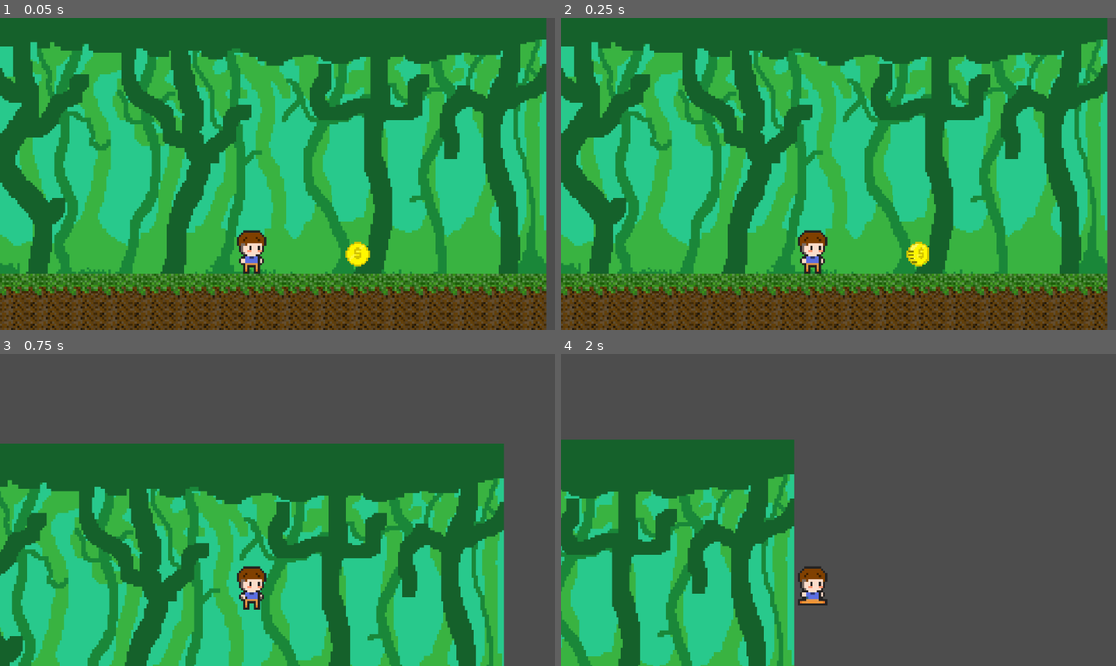
Above: before the commit, frames 1-4 (two rows, left to right).
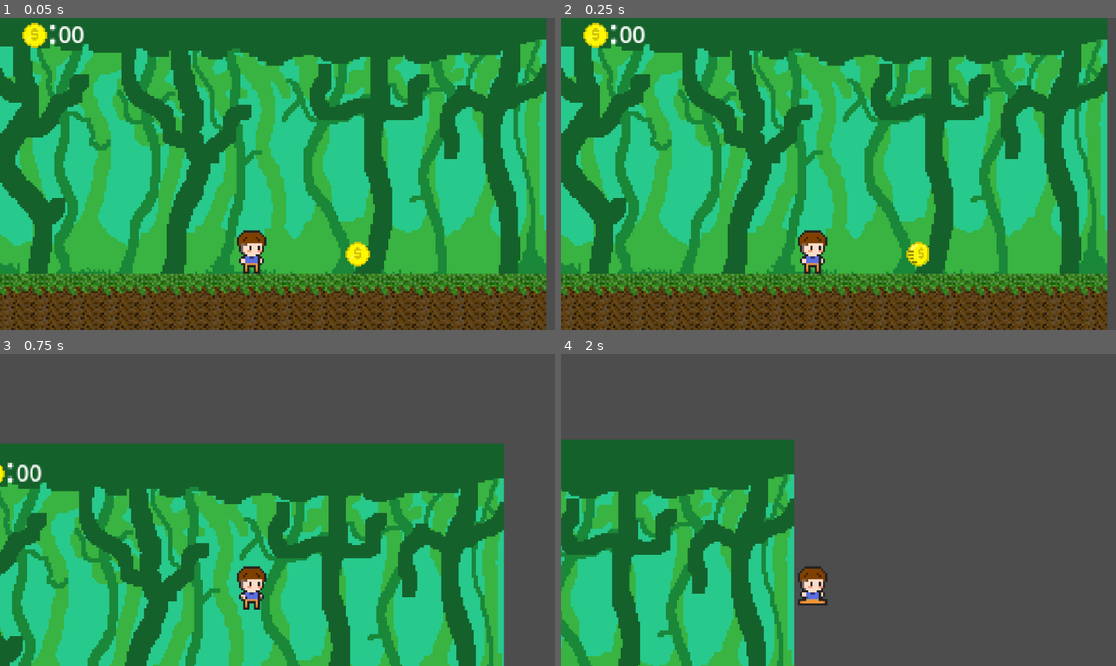
Above: after the commit, the same moments.

Repository: crackanimador/Videojuego
Game: Godot game, scene res://Scenes/bosque.tscn
The game is run twice, just before and just after one commit, with the same random seed, the same clock (stepped at 60 frames per second) and the same inputs.
Inputs:
- Up to frame 1 (0.05 s): no input
- Up to frame 2 (0.25 s): no input
- Up to frame 3 (0.75 s): tap Enter (ui_accept) at 0.5 s; hold D from 0.53 s (still down)
- Up to frame 4 (2 s): keep holding D; tap Enter (ui_accept) at 0.77, 1.52 s

The runs differ from the first frame. In frame 1, 0.5% of the frame differs, in the area x 4-16%, y 1-10%; in frame 2, 0.5%; in frame 3, 0.2%; in frame 4, nothing differs.

Commit message:
Update bosque.tscn

Diff:
--- a/Scenes/bosque.tscn
+++ b/Scenes/bosque.tscn
@@ -1,10 +1,11 @@
-[gd_scene load_steps=9 format=3 uid="uid://cqnr1pvrvrgin"]
+[gd_scene load_steps=10 format=3 uid="uid://cqnr1pvrvrgin"]
 
 [ext_resource type="Texture2D" uid="uid://dkl6wshikqmf5" path="res://pixil-frame-0.png" id="1_xk22d"]
 [ext_resource type="Texture2D" uid="uid://dbkdsh53egimu" path="res://pixil-frame-0_1.png" id="2_liwyt"]
 [ext_resource type="Texture2D" uid="uid://dshoo27ysxeug" path="res://pixil-frame-0_3.png" id="3_exxlu"]
 [ext_resource type="PackedScene" uid="uid://605h4k5id75o" path="res://Scenes/Player.tscn" id="4_sxdhu"]
 [ext_resource type="PackedScene" uid="uid://byt8oncl2uqbs" path="res://Scenes/Coin.tscn" id="5_8fja4"]
+[ext_resource type="Texture2D" uid="uid://c2nvjdck32esa" path="res://pixil-frame-0_4.png" id="6_ci4x8"]
 
 [sub_resource type="TileSetAtlasSource" id="TileSetAtlasSource_u2ogf"]
 texture = ExtResource("2_liwyt")
@@ -45,3 +46,27 @@
 
 [node name="Node" parent="." instance=ExtResource("5_8fja4")]
 position = Vector2(41, 55)
+
+[node name="CanvasLayer" type="CanvasLayer" parent="."]
+follow_viewport_enabled = true
+
+[node name="Sprite2D" type="Sprite2D" parent="CanvasLayer"]
+position = Vector2(-108, -46)
+scale = Vector2(0.8125, 0.8125)
+texture = ExtResource("6_ci4x8")
+hframes = 4
+
+[node name="Label" type="Label" parent="CanvasLayer"]
+offset_left = -102.0
+offset_top = -60.0
+offset_right = -97.0
+offset_bottom = -37.0
+text = ":"
+
+[node name="Label2" type="Label" parent="CanvasLayer"]
+offset_left = -97.0
+offset_top = -54.0
+offset_right = -58.0
+offset_bottom = -31.0
+scale = Vector2(0.642857, 0.641509)
+text = "00"
